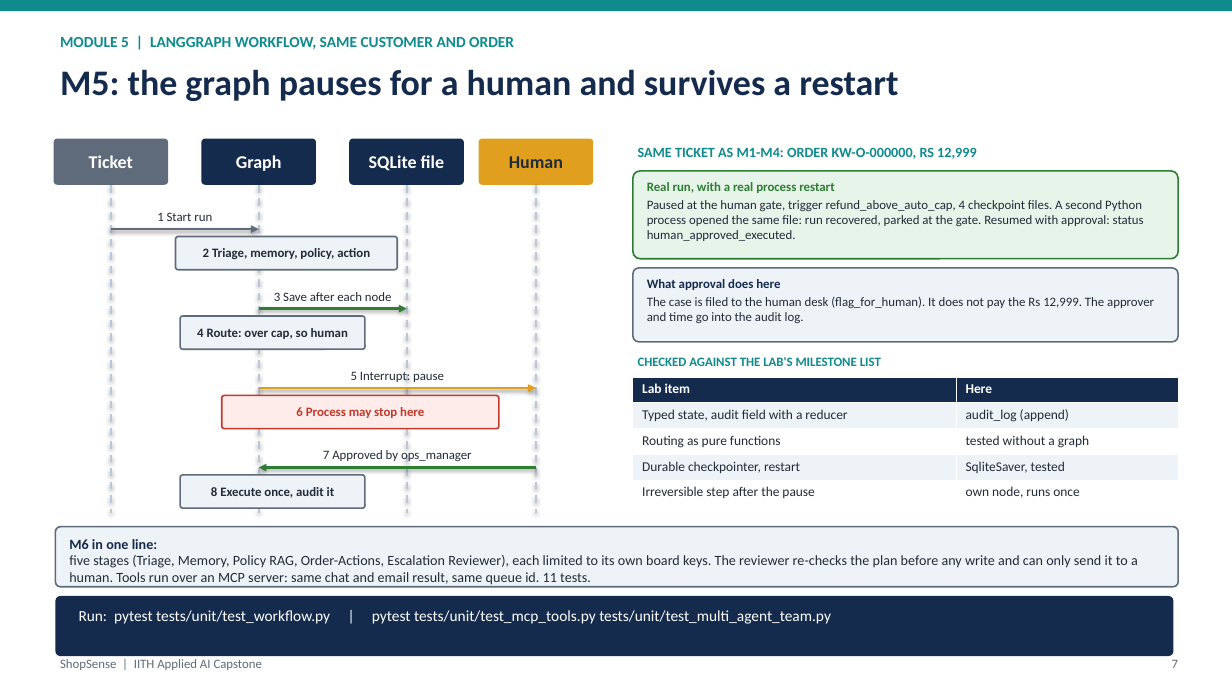
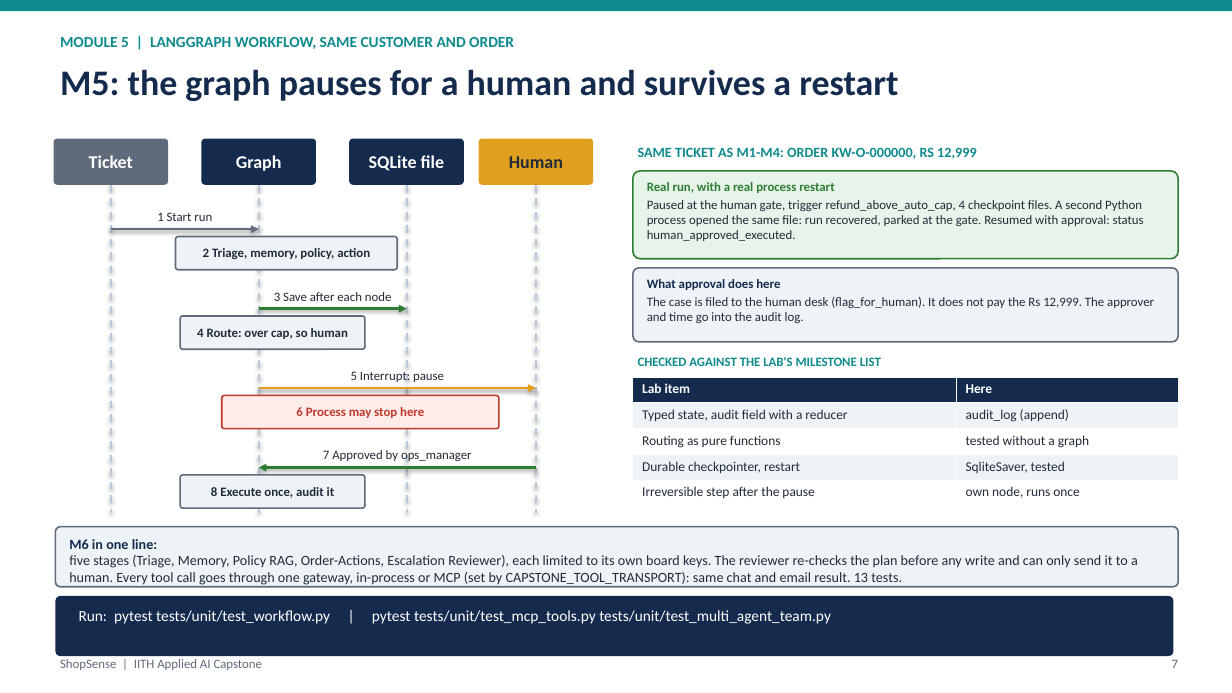
Before and after one commit to abhraj786/iith-ai-capstone-shopsense, a slide deck: slide 7 of docs/deck/iith-ai-capstone-shopsense.pptx. Drawn at 1232x693 pixels with LibreOffice and Linux fonts; fonts in the diff are those of the drawing. Boxes give left, top, right and bottom in pixels: in the first picture for what was removed or moved away, otherwise in the second. Text is boxed around its words. In the diff, an @@ line names an element or a change of style, - is before the commit and + after.

```diff
--- a/docs/deck/iith-ai-capstone-shopsense.pptx
+++ b/docs/deck/iith-ai-capstone-shopsense.pptx
@@ text at bbox=[69, 555, 1138, 585]: text changed @@
-five stages (Triage, Memory, Policy RAG, Order-Actions, Escalation Reviewer), each limited to its own board keys. The reviewer re-checks the plan before any write and can only send it to a human. Tools run over an MCP server: same chat and email result, same queue id. 11 tests.
+five stages (Triage, Memory, Policy RAG, Order-Actions, Escalation Reviewer), each limited to its own board keys. The reviewer re-checks the plan before any write and can only send it to a human. Every tool call goes through one gateway, in-process or MCP (set by CAPSTONE_TOOL_TRANSPORT): same chat and email result. 13 tests.
```
Also in this commit, not shown: 2 other slides changed, 7 other files.
